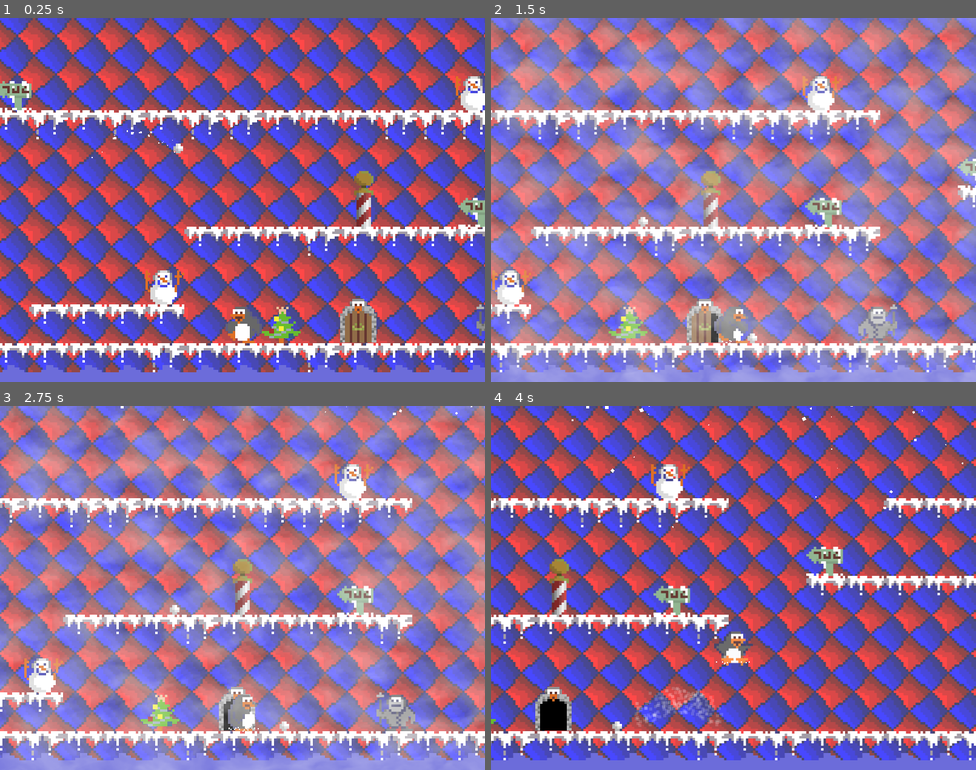
Above: before the commit, frames 1-4 (two rows, left to right).
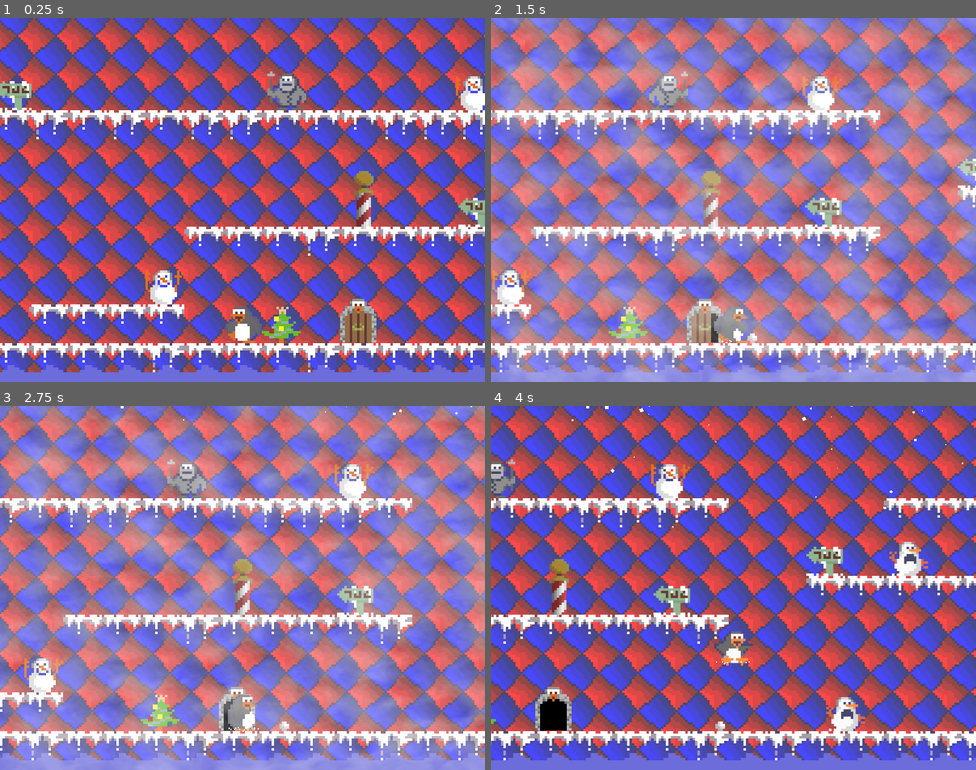
Above: after the commit, the same moments.

Repository: almejo/pengo-island-remake
Game: Godot game, scene res://src/levels/LevelTemplate.tscn
Two runs of this game, one before a commit and one after it. Both use one fixed random seed, a clock stepped at 60 frames per second and the inputs below.
Inputs:
- Up to frame 1 (0.25 s): no input
- Up to frame 2 (1.5 s): hold Right (right) from 0.53 s (still down); tap Ctrl (fire) at 0.6 s; tap Space (jump) at 0.77 s; tap Keypad 2 (toggle_fog) at 1.35 s
- Up to frame 3 (2.75 s): tap Space (jump) at 1.52 s; release Right (right) at 2.03 s; hold Left (left) from 2.03 s (still down); hold Keypad 1 (toggle_snow) from 2.03 s (still down)
- Up to frame 4 (4 s): release Left (left) at 2.78 s; release Keypad 1 (toggle_snow) at 2.78 s; hold Right (right) from 2.78 s (still down); tap Ctrl (fire) at 2.85 s; tap Space (jump) at 3.02, 3.77 s; hold Keypad 2 (toggle_fog) from 3.53 s (still down)

The runs differ from the first frame. In frame 1, 0.7% of the frame differs, in the area x 18-100%, y 14-88%; in frame 2, 1.1%; in frame 3, 1.1%; in frame 4, 2.1%, in the area x 0-91%, y 14-90%.

Commit message:
add snowman

Diff:
--- /dev/null
+++ b/src/actors/SnowMan.gd
@@ -0,0 +1,36 @@
+extends KinematicBody2D
+
+var speed: Vector2 = Vector2(150.0, 0.0)
+var velocity: = Vector2.ZERO
+var direction: = Vector2(-1.0, 0.0)
+var original_pos: Vector2
+var death_timer: = Timer.new()
+onready var explosion_scene = preload("res://src/actors/EnemyExplosion.tscn")
+
+func _ready():
+	$AnimatedSprite.play("moving")
+	original_pos = position
+	death_timer.connect("timeout", self, "die")
+	death_timer.one_shot = true
+	add_child(death_timer)
+
+func die():
+	queue_free()
+
+func _physics_process(delta):
+	velocity.x = speed.x * direction.x
+	velocity = move_and_slide(velocity)
+	if original_pos.x - position.x > 100:
+		direction.x *= -1
+		$AnimatedSprite.flip_h = true
+	elif position.x - original_pos.x > 100:
+		direction.x *= -1
+		$AnimatedSprite.flip_h = false
+
+func _on_HitBox_body_entered(body):
+	if body is SnowBall:
+		var explosion = explosion_scene.instance()
+		explosion.position = position
+		get_tree().current_scene.add_child(explosion)
+		explosion.emitting = true
+		die()
--- /dev/null
+++ b/src/actors/SnowMan.tscn
@@ -0,0 +1,44 @@
+[gd_scene load_steps=8 format=2]
+
+[ext_resource path="res://assets/actors/snowman/snow_man_1.png" type="Texture" id=1]
+[ext_resource path="res://assets/actors/snowman/snow_man_2.png" type="Texture" id=2]
+[ext_resource path="res://assets/actors/snowman/snow_man_3.png" type="Texture" id=3]
+[ext_resource path="res://src/actors/SnowMan.gd" type="Script" id=4]
+
+[sub_resource type="RectangleShape2D" id=1]
+extents = Vector2( 16, 24 )
+
+[sub_resource type="SpriteFrames" id=2]
+animations = [ {
+"frames": [ ExtResource( 1 ), ExtResource( 2 ), ExtResource( 3 ), ExtResource( 2 ) ],
+"loop": true,
+"name": "walking",
+"speed": 5.0
+} ]
+
+[sub_resource type="RectangleShape2D" id=3]
+extents = Vector2( 16, 24 )
+
+[node name="SnowMan" type="KinematicBody2D"]
+script = ExtResource( 4 )
+
+[node name="CollisionShape2D" type="CollisionShape2D" parent="."]
+position = Vector2( 0, -32 )
+shape = SubResource( 1 )
+
+[node name="AnimatedSprite" type="AnimatedSprite" parent="."]
+position = Vector2( 0, -32 )
+frames = SubResource( 2 )
+animation = "walking"
+frame = 3
+playing = true
+
+[node name="HitBox" type="Area2D" parent="."]
+collision_layer = 4
+collision_mask = 3
+
+[node name="CollisionShape2D" type="CollisionShape2D" parent="HitBox"]
+modulate = Color( 0.639216, 0.0509804, 0.0509804, 1 )
+position = Vector2( 0, -32 )
+shape = SubResource( 3 )
+[connection signal="body_entered" from="HitBox" to="." method="_on_HitBox_body_entered"]
--- a/src/levels/LevelTemplate.tscn
+++ b/src/levels/LevelTemplate.tscn
@@ -14,7 +14,7 @@
 [ext_resource path="res://src/actors/Squimo.tscn" type="PackedScene" id=12]
 [ext_resource path="res://src/objects/Key.tscn" type="PackedScene" id=13]
 [ext_resource path="res://src/weather/Weather.tscn" type="PackedScene" id=14]
-[ext_resource path="res://src/objects/SnowBall.tscn" type="PackedScene" id=15]
+[ext_resource path="res://src/actors/SnowMan.tscn" type="PackedScene" id=16]
 
 [sub_resource type="ConvexPolygonShape2D" id=1]
 points = PoolVector2Array( 0, 0, 64, 0, 64, 64, 0, 64 )
@@ -203,7 +203,10 @@
 stream = ExtResource( 10 )
 
 [node name="Squimo" parent="." instance=ExtResource( 12 )]
-position = Vector2( 808, 576 )
+position = Vector2( 463, 192 )
+
+[node name="SnowMan" parent="Squimo" instance=ExtResource( 16 )]
+position = Vector2( 592, 384 )
 
 [node name="GreenGem" parent="." instance=ExtResource( 11 )]
 position = Vector2( 3752, 416 )
@@ -212,9 +215,6 @@
 position = Vector2( 2656, 376 )
 
 [node name="Weather" parent="." instance=ExtResource( 14 )]
-
-[node name="SnowBall" parent="." instance=ExtResource( 15 )]
-position = Vector2( 96, 272 )
 
 [node name="ParallaxBackground" type="ParallaxBackground" parent="."]
 
@@ -234,3 +234,9 @@
 collision_mask = 0
 format = 1
 tile_data = PoolIntArray( 65535, 0, 0, 0, 0, 0, 1, 0, 0, 2, 0, 0, 3, 0, 0, 4, 0, 0, 5, 0, 0, 6, 0, 0, 7, 0, 0, 8, 0, 0, …(8990 unchanged characters)…
+
+[node name="SnowMan" parent="." instance=ExtResource( 16 )]
+position = Vector2( 2608, 576 )
+
+[node name="SnowMan2" parent="." instance=ExtResource( 16 )]
+position = Vector2( 1144, 320 )
Binary file added: assets/actors/snowman/snow_man_1.png
Not shown, added: assets/actors/snowman/snow_man_1.png.import
Binary file added: assets/actors/snowman/snow_man_2.png
Not shown, added: assets/actors/snowman/snow_man_2.png.import
Binary file added: assets/actors/snowman/snow_man_3.png
Not shown, added: assets/actors/snowman/snow_man_3.png.import
Not shown, added: art/snow_man.pxo
